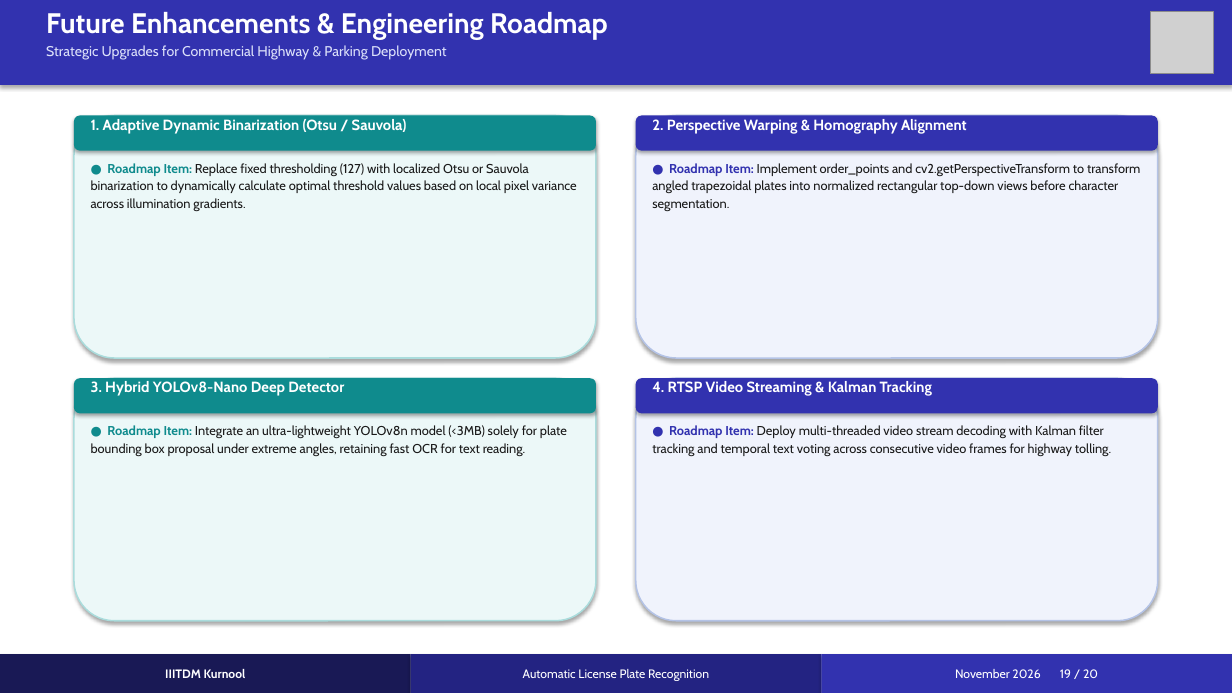
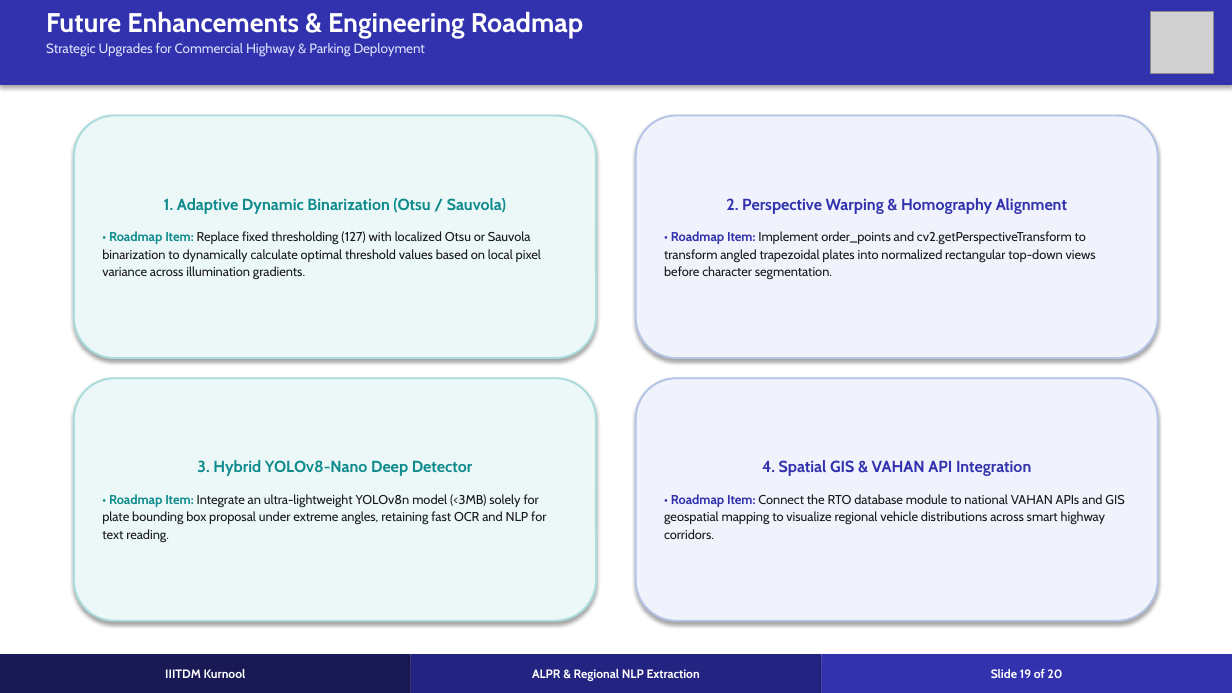
Before and after one commit to Siddukota81/Automatic-License-Plate-Recognition, a slide deck: slide 19 of documentation/License_Plate_Recognition_Presentation.pptx. Drawn at 1232x693 pixels with LibreOffice and Linux fonts; fonts in the diff are those of the drawing; grey boxes stand for pictures. Boxes give left, top, right and bottom in pixels: in the first picture for what was removed or moved away, otherwise in the second. Text is boxed around its words. In the diff, an @@ line names an element or a change of style, - is before the commit and + after.

Commit message:
feat: complete ALPR with AP RTO regional extraction, updated presentation and project report

```diff
--- a/documentation/License_Plate_Recognition_Presentation.pptx
+++ b/documentation/License_Plate_Recognition_Presentation.pptx
@@ text "Future Enhancements & Engineering Roadmap" at (46, 11, 584, 57): size 22 to 21 pt in "Future Enhancements & Engineering Roadmap"; size 11 to 10.5 pt in "Strategic Upgrades for Commercial Highway & Parking ..." @@
@@ rounded rectangle "1. Adaptive Dynamic Binarization (Otsu ..." at (74, 116, 596, 358): outline #AADCDC 1.2 pt to #AADCDC 1.5 pt @@
@@ rounded rectangle removed at (74, 116, 596, 151) @@
@@ text removed at (91, 119, 407, 134) @@
-1. Adaptive Dynamic Binarization (Otsu / Sauvola)
@@ rounded rectangle "2. Perspective Warping & Homography ...": place and size @@
-rounded rectangle "2. Perspective Warping & Homography ..." at (652, 163, 1140, 211)
+rounded rectangle "2. Perspective Warping & Homography ..." at (636, 116, 1158, 358)
@@ rounded rectangle "2. Perspective Warping & Homography ..." at (636, 116, 1158, 358): vertical alignment top to middle; fill none to #F0F3FC; outline none to #B4C3E6 1.5 pt; shadow on @@
@@ rounded rectangle removed at (636, 116, 1158, 358) @@
@@ rounded rectangle removed at (636, 116, 1158, 151) @@
@@ text removed at (652, 119, 967, 134) @@
-2. Perspective Warping & Homography Alignment
@@ text removed at (91, 163, 577, 211) @@
-● Roadmap Item: Replace fixed thresholding (127) with localized Otsu or Sauvola binarization to dynamically calculate optimal threshold values based on local pixel variance across illumination gradients.
@@ text in rounded rectangle at (102, 198, 541, 279): text added @@
+1. Adaptive Dynamic Binarization (Otsu / Sauvola)
+• Roadmap Item: Replace fixed thresholding (127) with localized Otsu or Sauvola binarization to dynamically calculate optimal threshold values based on local pixel variance across illumination gradients.
@@ text in rounded rectangle at (664, 198, 1096, 279): text changed @@
-● Roadmap Item: Implement order_points and cv2.getPerspectiveTransform to transform angled trapezoidal plates into normalized rectangular top-down views before character segmentation.
+2. Perspective Warping & Homography Alignment
+• Roadmap Item: Implement order_points and cv2.getPerspectiveTransform to transform angled trapezoidal plates into normalized rectangular top-down views before character segmentation.
@@ rounded rectangle "3. Hybrid YOLOv8-Nano Deep Detector": place and size @@
-rounded rectangle "3. Hybrid YOLOv8-Nano Deep Detector" at (91, 425, 567, 456)
+rounded rectangle "3. Hybrid YOLOv8-Nano Deep Detector" at (74, 378, 596, 620)
@@ rounded rectangle "3. Hybrid YOLOv8-Nano Deep Detector" at (74, 378, 596, 620): vertical alignment top to middle; fill none to #ECF8F8; outline none to #AADCDC 1.5 pt; shadow on @@
@@ rounded rectangle removed at (74, 378, 596, 620) @@
@@ rounded rectangle removed at (74, 378, 596, 413) @@
@@ text removed at (91, 381, 344, 396) @@
-3. Hybrid YOLOv8-Nano Deep Detector
@@ rounded rectangle "4. Spatial GIS & VAHAN ..." at (636, 378, 1158, 620): outline #B4C3E6 1.2 pt to #B4C3E6 1.5 pt @@
@@ rounded rectangle removed at (636, 378, 1158, 413) @@
@@ text removed at (652, 381, 932, 396) @@
-4. RTSP Video Streaming & Kalman Tracking
@@ text removed at (652, 425, 1111, 456) @@
-● Roadmap Item: Deploy multi-threaded video stream decoding with Kalman filter tracking and temporal text voting across consecutive video frames for highway tolling.
@@ text in rounded rectangle at (102, 460, 546, 542): text changed @@
-● Roadmap Item: Integrate an ultra-lightweight YOLOv8n model (<3MB) solely for plate bounding box proposal under extreme angles, retaining fast OCR for text reading.
+3. Hybrid YOLOv8-Nano Deep Detector
+• Roadmap Item: Integrate an ultra-lightweight YOLOv8n model (<3MB) solely for plate bounding box proposal under extreme angles, retaining fast OCR and NLP for text reading.
@@ text in rounded rectangle at (664, 460, 1124, 539): text added @@
+4. Spatial GIS & VAHAN API Integration
+• Roadmap Item: Connect the RTO database module to national VAHAN APIs and GIS geospatial mapping to visualize regional vehicle distributions across smart highway corridors.
@@ text in rectangle at (532, 669, 700, 681): text changed; bold on @@
-Automatic License Plate Recognition
+ALPR & Regional NLP Extraction
@@ text in rectangle at (991, 669, 1062, 678): text changed; bold on @@
-November 2026 19 / 20
+Slide 19 of 20
```
Also in this commit, not shown: 4 other slides changed, 15 slides added, 15 slides removed, 12 other files.
